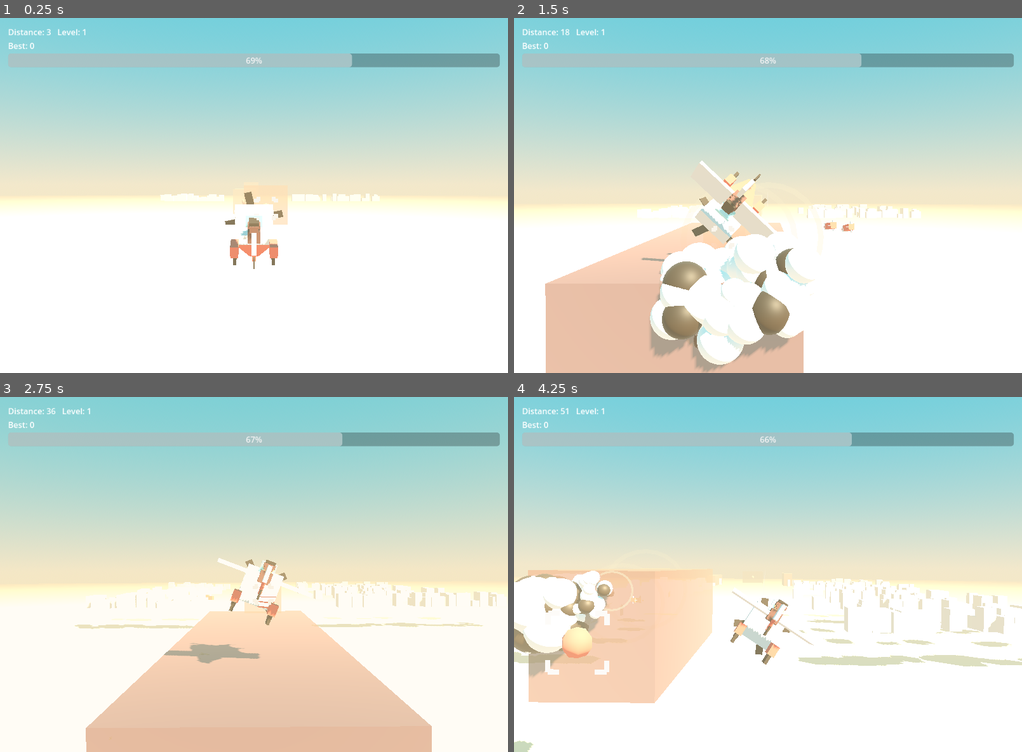
Above: before the commit, frames 1-4 (two rows, left to right).
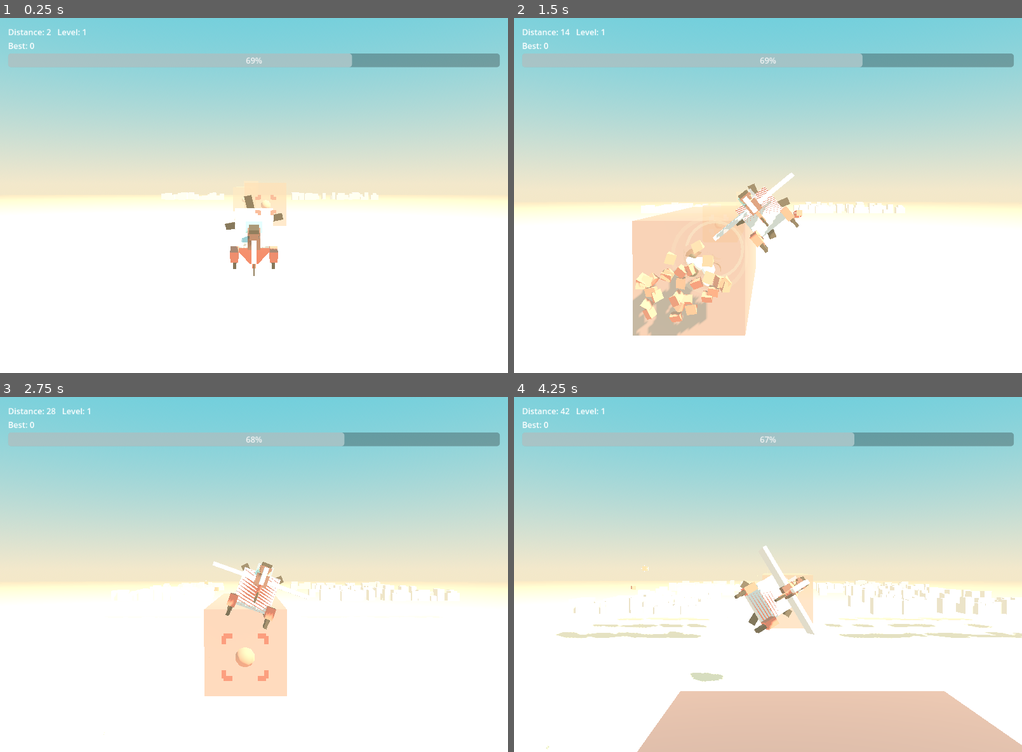
Above: after the commit, the same moments.

Repository: weathermanho/supercent
Game: Godot game, scene res://scenes/Main.tscn
The game is run twice, just before and just after one commit, with the same random seed, the same clock (stepped at 60 frames per second) and the same inputs.
Inputs (mouse positions are in pixels of both pictures, inside the frame that each line leads up to):
- Up to frame 1 (0.25 s): no input
- Up to frame 2 (1.5 s): move the mouse to (879, 177) at 0.52 s; hold Right mouse button (fire_missle) 0.53-1.28 s; click (879, 177) at 0.67 s; move the mouse to (666, 213) at 1.27 s; right-click (666, 213) at 1.35 s; click (666, 213) at 1.42 s
- Up to frame 3 (2.75 s): move the mouse to (304, 496) at 2.02 s; hold Right mouse button (fire_missle) from 2.03 s (still down); click (304, 496) at 2.17 s
- Up to frame 4 (4.25 s): move the mouse to (742, 645) at 2.77 s; release Right mouse button (fire_missle) at 2.78 s; right-click (742, 645) at 2.85 s; click (742, 645) at 2.92 s; move the mouse to (920, 627) at 3.52 s; hold Right mouse button (fire_missle) from 3.53 s (still down); click (920, 627) at 3.67 s

The runs differ from the first frame. In frame 1, 1.0% of the frame differs, in the area x 9-75%, y 3-73%; in frame 2, 18%; in frame 3, 18%; in frame 4, 27%, in the area x 0-100%, y 3-100%.

Commit message:
tune(lock): generous lock window so aiming doesn't require occluding the target
Playtest: locking required lining the plane up directly with the target, which
(a) is fiddly and (b) makes the plane sit in front of and hide the target.
Widen the lock window 40 -> 120 so a target locks while the plane is merely
near its line — the player can stay below/beside it, keeping it visible. Also
slow the pace further (scroll 0.00028 -> 0.00022, steering 0.005 -> 0.0038) and
pull the giant/weapon distance beats in to match the slower scroll.

Co-Authored-By: Claude Opus 4.7 <noreply@anthropic.com>

Diff:
--- a/godot_project/scripts/GameConfig.gd
+++ b/godot_project/scripts/GameConfig.gd
@@ -6,9 +6,9 @@
 const STATUS_PLAYING := 1
 
 var speed: float = 0.0
-var init_speed: float = 0.00028        # calmer pace (was 0.00035) — easier to aim
-var base_speed: float = 0.00028
-var target_base_speed: float = 0.00028
+var init_speed: float = 0.00022        # calmer pace (was 0.00035) — easier to aim
+var base_speed: float = 0.00022
+var target_base_speed: float = 0.00022
 var increment_speed_by_time: float = 0.0
 var increment_speed_by_level: float = 0.000003
 var distance_for_speed_update: int = 100
@@ -28,7 +28,7 @@
 var plane_amp_height: float = 100.0
 var plane_low_height: float = 80.0
 var plane_amp_width: float = 75.0
-var plane_move_sensitivity: float = 0.005
+var plane_move_sensitivity: float = 0.0038
 var plane_rot_x_sensitivity: float = 0.0008
 var plane_rot_z_sensitivity: float = 0.0004
 var plane_fall_speed: float = 0.001
@@ -99,13 +99,13 @@
 var missile_scale_stage1: float = 0.22
 var missile_scale_stage2: float = 0.38
 var missile_scale_stage3: float = 0.6
-var missile_lock_radius: float = 40.0         # forgiving lock so the player can actually acquire targets
+var missile_lock_radius: float = 120.0        # generous: lock without putting the plane ON the target (which would occlude it)
 
 # Showpiece distances (m) — tuned for a 30-second ad cut at default scroll speed.
 # At init_speed=0.00035 the player reaches ~525 distance in 30s, so escalation
 # beats must fit inside that window.
-var giant_distance_thresholds: Array[int] = [120, 240, 380]
-var weapon_upgrade_distances: Array[int] = [60, 180]
+var giant_distance_thresholds: Array[int] = [80, 160, 250]
+var weapon_upgrade_distances: Array[int] = [40, 120]
 
 # Juice constants
 var shake_hit_intensity: float = 8.0
